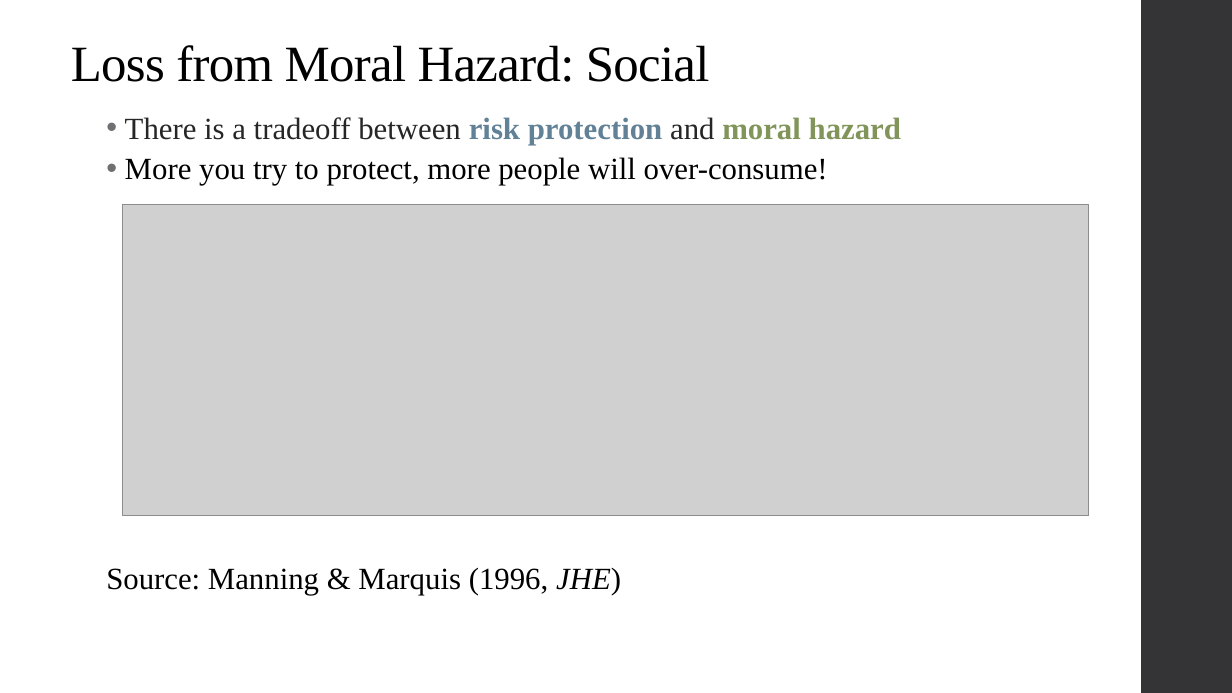
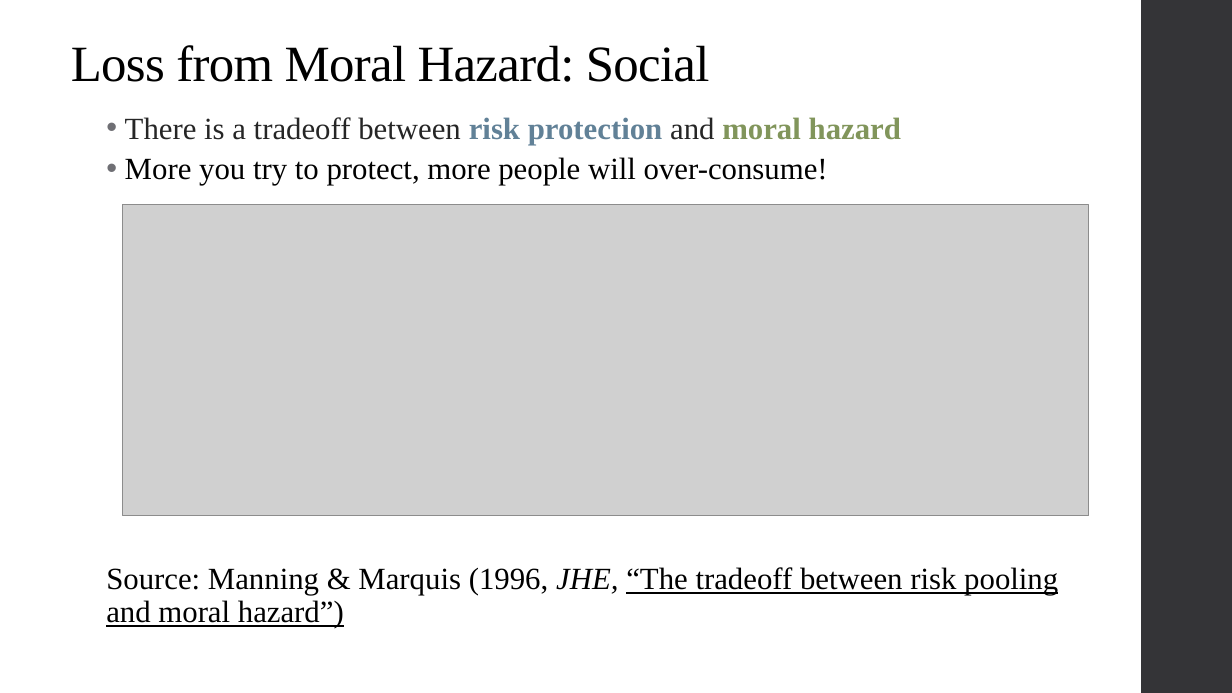
Before and after one commit to alex-hoagland/HAD6750H, a slide deck: slide 40 of Lecture02_MoralHazard/L2Slides_MoralHazard_2023W.pptx. Drawn at 1232x693 pixels with LibreOffice and Linux fonts; fonts in the diff are those of the drawing; grey boxes stand for pictures. Boxes give left, top, right and bottom in pixels: in the first picture for what was removed or moved away, otherwise in the second. Text is boxed around its words. In the diff, an @@ line names an element or a change of style, - is before the commit and + after.

```diff
--- a/Lecture02_MoralHazard/L2Slides_MoralHazard_2023W.pptx
+++ b/Lecture02_MoralHazard/L2Slides_MoralHazard_2023W.pptx
@@ text at (x1=106, y1=567, x2=1058, y2=628): text changed @@
-  Source: Manning & Marquis (1996, JHE)
+  Source: Manning & Marquis (1996, JHE, “The tradeoff between risk pooling and moral hazard”)
```
Also in this commit, not shown: 1 other slide changed.
